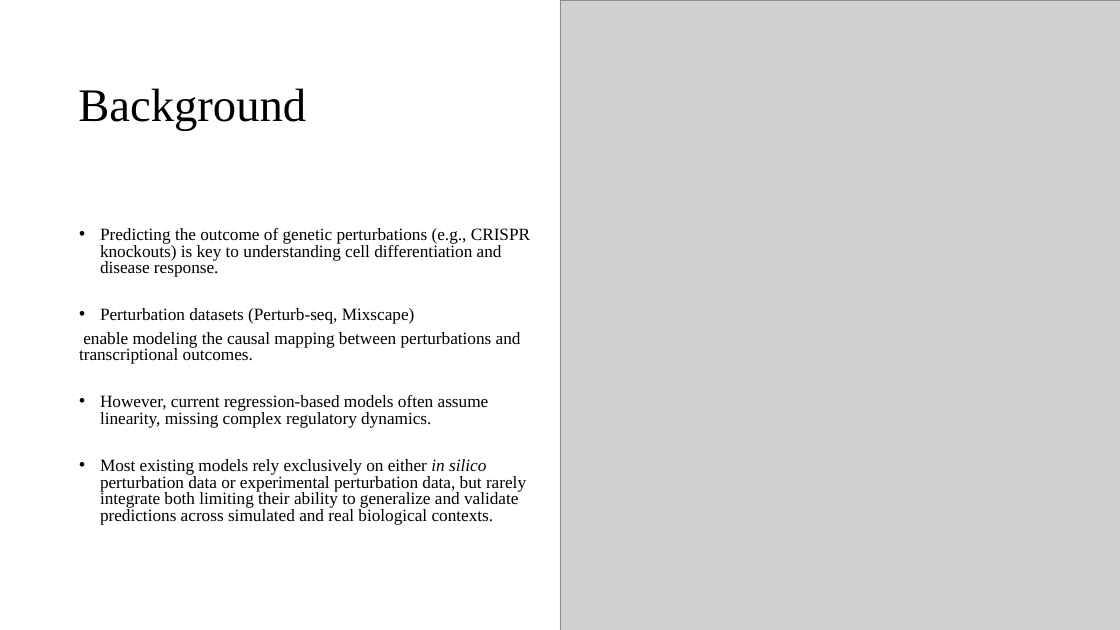
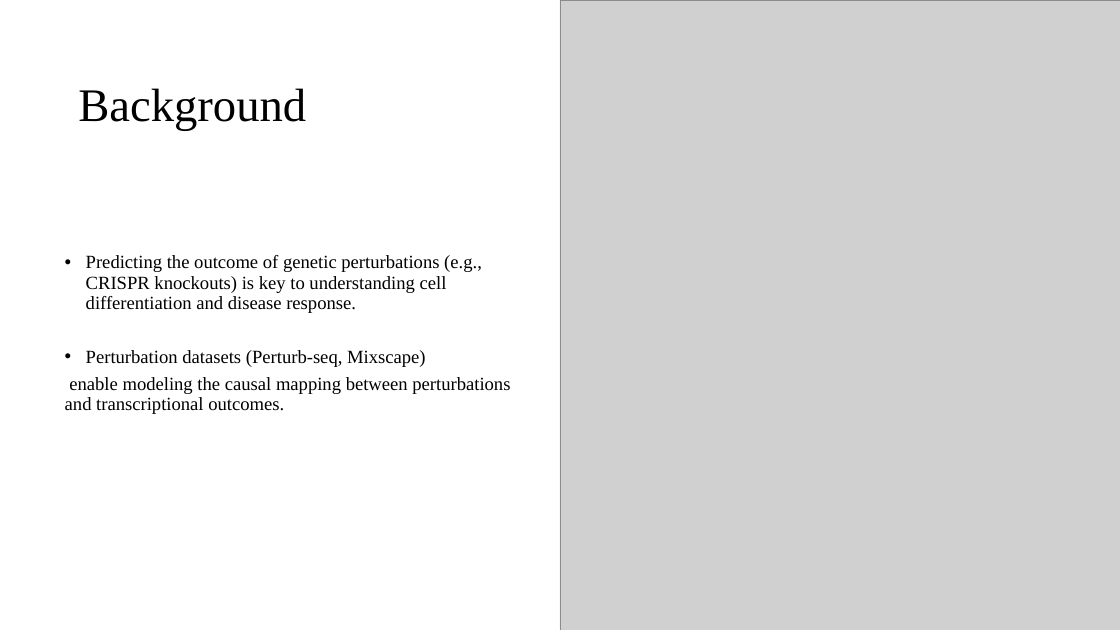
Before and after one commit to boabangf/GNN_RL_gene_trajectory_perturbation, a slide deck: slide 2 of ppt slides for omic codeathon (1).pptx. Drawn at 1120x630 pixels with LibreOffice and Linux fonts; fonts in the diff are those of the drawing; grey boxes stand for pictures. Boxes give left, top, right and bottom in pixels: in the first picture for what was removed or moved away, otherwise in the second. Text is boxed around its words. In the diff, an @@ line names an element or a change of style, - is before the commit and + after.

```diff
--- a/ppt slides for omic codeathon (1).pptx
+++ b/ppt slides for omic codeathon (1).pptx
@@ text "Predicting the outcome of genetic ...": place and size @@
-text "Predicting the outcome of genetic ..." at bbox=[79, 228, 530, 525]
+text "Predicting the outcome of genetic ..." at bbox=[65, 255, 510, 414]
@@ text "Predicting the outcome of genetic ..." at bbox=[65, 255, 510, 414]: size 14.8 to 16 pt; line spacing 0.8 to 0.9 @@
@@ text at bbox=[100, 395, 526, 525]: paragraphs removed @@
-• However, current regression-based models often assume linearity, missing complex regulatory dynamics.
-• Most existing models rely exclusively on either in silico perturbation data or experimental perturbation data, but rarely integrate both limiting their ability to generalize and validate predictions across simulated and real biological contexts.
```
Also in this commit, not shown: 5 other slides changed, 2 slides added, 3 slides removed.
